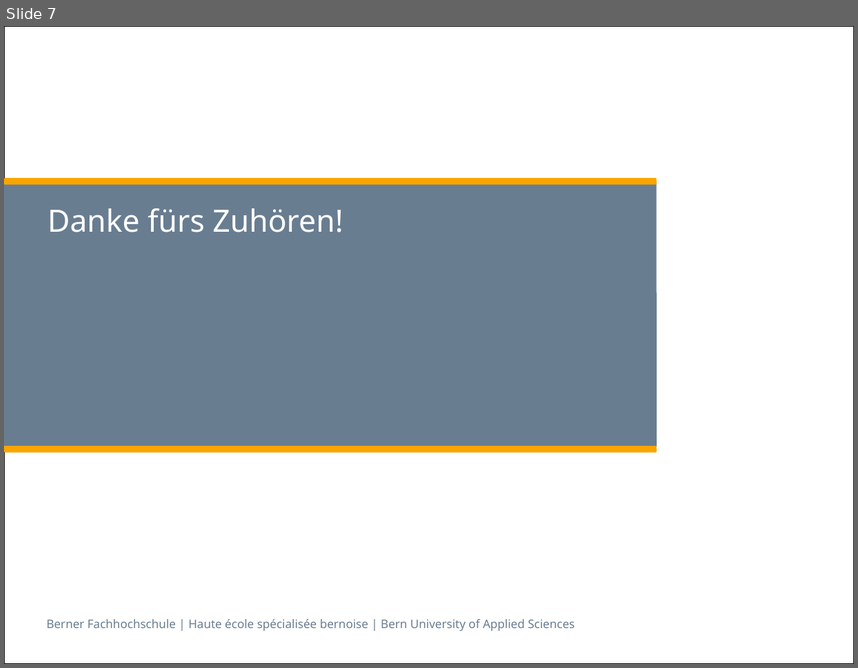
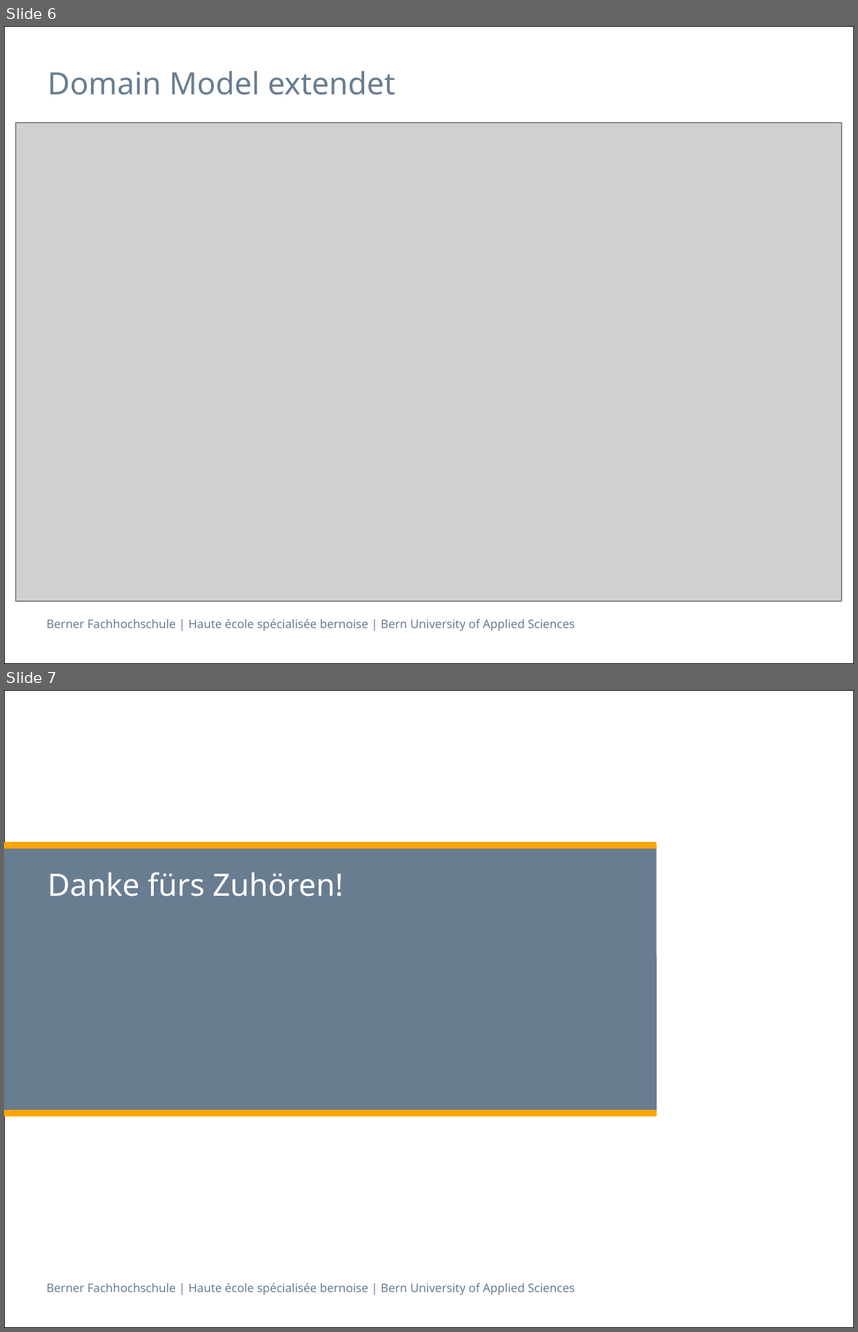
Before and after one commit to zyssm4/ch.bfh.btx8081.w2015.red, a slide deck: doc/Task07/Task07.pptx. Shown one above the other, each under a label of ours: slide 7 before the commit, slides 6 and 7 after it. The pictures are 858x668 and 858x1332 pixels, drawn with LibreOffice and Linux fonts; fonts in the diff are those of the drawing; grey boxes stand for pictures. Boxes give left, top, right and bottom in pixels: in the first picture for what was removed or moved away, otherwise in the second. Text is boxed around its words. In the diff, an @@ line names an element or a change of style, - is before the commit and + after.

```diff
--- a/doc/Task07/Task07.pptx
+++ b/doc/Task07/Task07.pptx
@@ slide 6 added at (x1=4, y1=26, x2=854, y2=664), background #FFFFFF; not listed: 2 template elements that a slide beside it also shows @@
@@ title added at (x1=47, y1=71, x2=395, y2=95), 26 pt, text #697D91 @@
+Domain Model extendet
@@ picture added at (x1=16, y1=123, x2=842, y2=601) @@
```
Also in this commit, not shown: 2 slides changed, 2 other slides added, 3 slides removed, 4 other files.
